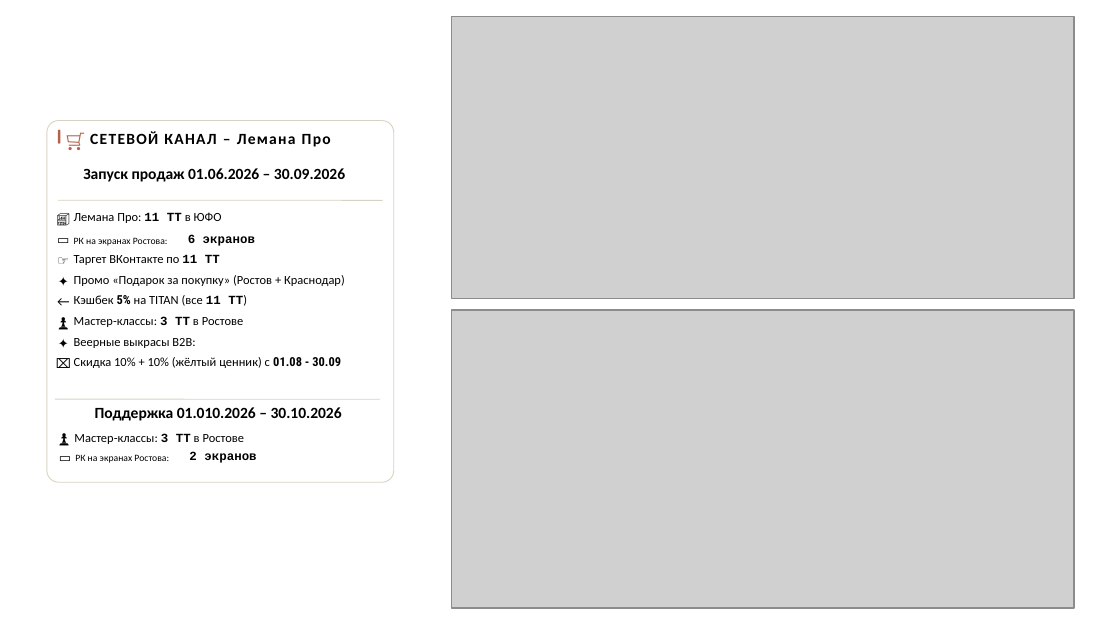
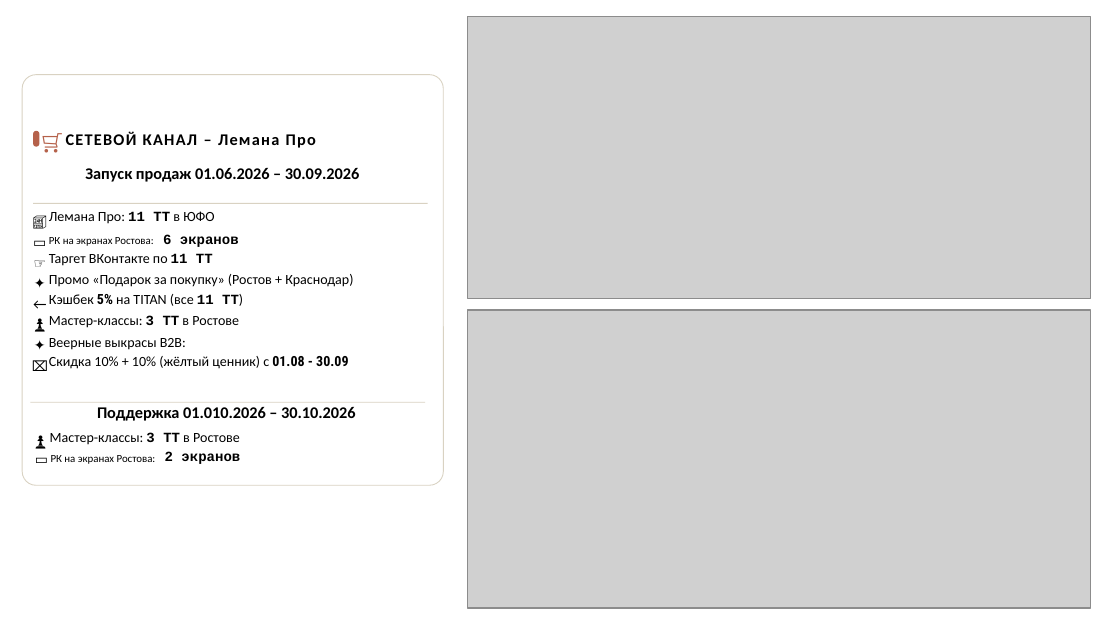
Before and after one commit to Iverson76newcomer/radar-empils, a slide deck: slide 2 of upload/Презентация_для_ГД_final.pptx (slide 3 before the commit). Drawn at 1120x630 pixels with LibreOffice and Linux fonts; fonts in the diff are those of the drawing; grey boxes stand for pictures. Boxes give left, top, right and bottom in pixels: in the first picture for what was removed or moved away, otherwise in the second. Text is boxed around its words. In the diff, an @@ line names an element or a change of style, - is before the commit and + after.

```diff
--- a/upload/Презентация_для_ГД_final.pptx
+++ b/upload/Презентация_для_ГД_final.pptx
@@ picture: place and size @@
-picture at <box>451,16,1074,298</box>
+picture at <box>468,16,1091,298</box>
@@ rounded rectangle: place and size @@
-rounded rectangle at <box>47,121,394,483</box>
+rounded rectangle at <box>22,75,444,486</box>
@@ rounded rectangle: place and size @@
-rounded rectangle at <box>58,130,60,143</box>
+rounded rectangle at <box>34,131,40,147</box>
@@ 10 texts: place and size @@
-10 texts at <box>58,131,83,463</box>
+10 texts at <box>34,132,62,465</box>
@@ text "🛒" at <box>43,132,62,150</box>: size 12.7 to 14 pt @@
@@ text "СЕТЕВОЙ КАНАЛ – Лемана Про": place and size @@
-text "СЕТЕВОЙ КАНАЛ – Лемана Про" at <box>90,131,331,147</box>
+text "СЕТЕВОЙ КАНАЛ – Лемана Про" at <box>66,132,316,148</box>
@@ line moved from (58, 200) - (383, 200) to (34, 204) - (428, 204) @@
@@ text "Лемана Про: 11 ТТ в ...": place and size @@
-text "Лемана Про: 11 ТТ в ..." at <box>74,212,222,223</box>
+text "Лемана Про: 11 ТТ в ..." at <box>49,211,214,224</box>
@@ text "РК на экранах Ростова:": place and size @@
-text "РК на экранах Ростова:" at <box>74,237,168,246</box>
+text "РК на экранах Ростова:" at <box>49,237,154,246</box>
@@ text "РК на экранах Ростова:" at <box>49,237,154,246</box>: size 6.2 to 7 pt @@
@@ text "6 экранов": place and size @@
-text "6 экранов" at <box>188,234,255,246</box>
+text "6 экранов" at <box>163,234,239,247</box>
@@ text "Таргет ВКонтакте по 11 ТТ": place and size @@
-text "Таргет ВКонтакте по 11 ТТ" at <box>74,254,220,265</box>
+text "Таргет ВКонтакте по 11 ТТ" at <box>49,253,213,266</box>
@@ text "Промо «Подарок за покупку» (Ростов ...": place and size @@
-text "Промо «Подарок за покупку» (Ростов ..." at <box>74,275,345,286</box>
+text "Промо «Подарок за покупку» (Ростов ..." at <box>49,274,353,287</box>
@@ text "Кэшбек 5% на TITAN (все ...": place and size @@
-text "Кэшбек 5% на TITAN (все ..." at <box>74,295,247,306</box>
+text "Кэшбек 5% на TITAN (все ..." at <box>49,294,243,306</box>
@@ text "Мастер-классы: 3 ТТ в Ростове": place and size @@
-text "Мастер-классы: 3 ТТ в Ростове" at <box>74,316,244,327</box>
+text "Мастер-классы: 3 ТТ в Ростове" at <box>49,315,239,328</box>
@@ picture: place and size @@
-picture at <box>451,310,1074,608</box>
+picture at <box>468,310,1091,608</box>
@@ text "Скидка 10% + 10% (жёлтый ...": place and size @@
-text "Скидка 10% + 10% (жёлтый ..." at <box>74,357,341,368</box>
+text "Скидка 10% + 10% (жёлтый ..." at <box>49,356,348,369</box>
@@ text "Веерные выкрасы B2B:": place and size @@
-text "Веерные выкрасы B2B:" at <box>74,338,195,348</box>
+text "Веерные выкрасы B2B:" at <box>49,338,186,350</box>
@@ line moved from (55, 399) - (380, 399) to (30, 402) - (424, 402) @@
@@ size 10 to 10.5 pt in 3 elements at <box>66,132,316,148</box>, <box>85,168,359,182</box>, <box>97,407,356,421</box> @@
@@ size 8.4 to 9 pt in 10 elements at <box>34,297,47,309</box>, <box>34,318,47,330</box>, <box>34,360,47,372</box>, <box>34,235,47,248</box>, <box>34,277,47,289</box>, <box>35,452,48,465</box>, <box>34,215,47,227</box>, <box>34,256,47,269</box>, <box>34,339,47,352</box>, <box>34,435,47,447</box> @@
@@ text "♟": place and size @@
-text "♟" at <box>58,432,69,444</box>
+text "♟" at <box>34,435,47,447</box>
@@ text "Мастер-классы: 3 ТТ в Ростове": place and size @@
-text "Мастер-классы: 3 ТТ в Ростове" at <box>74,433,245,444</box>
+text "Мастер-классы: 3 ТТ в Ростове" at <box>50,432,240,445</box>
@@ text "РК на экранах Ростова:" at <box>51,455,156,464</box>: size 6.2 to 7 pt @@
@@ text "РК на экранах Ростова:": place and size @@
-text "РК на экранах Ростова:" at <box>75,454,169,463</box>
+text "РК на экранах Ростова:" at <box>51,455,156,464</box>
@@ size 8 to 9 pt in 10 elements at <box>50,432,240,445</box>, <box>49,211,214,224</box>, <box>49,253,213,266</box>, <box>49,315,239,328</box>, <box>49,274,353,287</box>, <box>49,294,243,306</box>, <box>49,356,348,369</box>, <box>49,338,186,350</box>, <box>163,234,239,247</box>, <box>165,451,240,464</box> @@
@@ text "2 экранов": place and size @@
-text "2 экранов" at <box>189,452,256,463</box>
+text "2 экранов" at <box>165,451,240,464</box>
```
Also in this commit, not shown: 1 other slide changed, 2 slides added, 2 other files.
